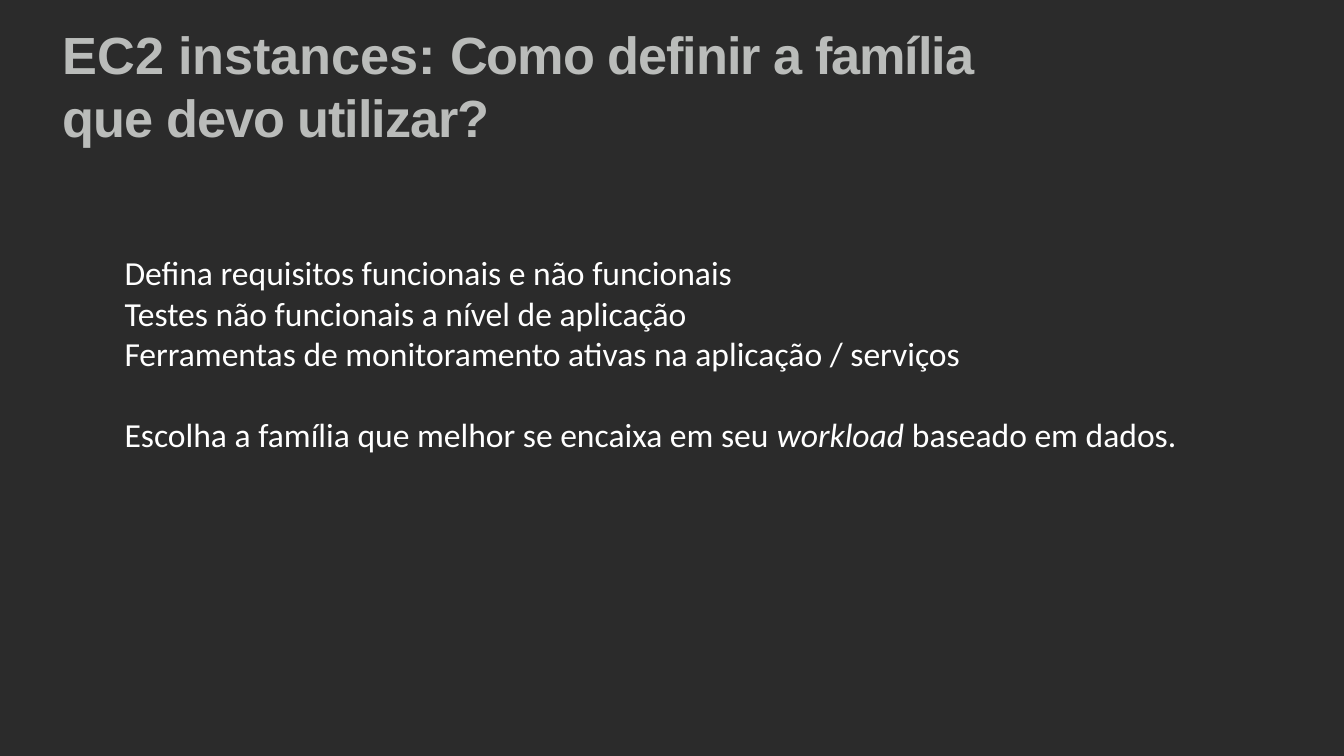
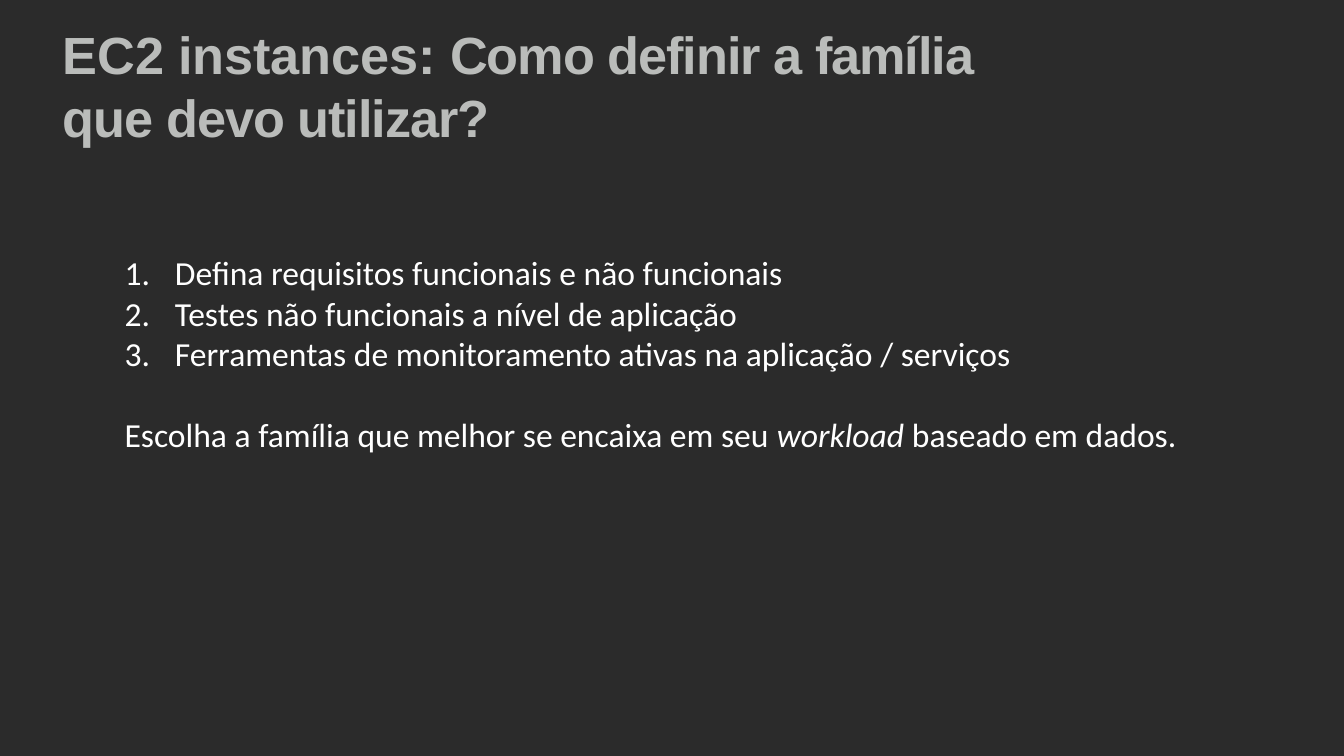
Before and after one commit to alanmourad/docs-aws, a slide deck: slide 13 of aws_work_ec2.pptx. Drawn at 1344x756 pixels with LibreOffice and Linux fonts; fonts in the diff are those of the drawing; background and template pictures are left out; a plain dark background stands for a picture behind light text. Boxes give left, top, right and bottom in pixels: in the first picture for what was removed or moved away, otherwise in the second. Text is boxed around its words. In the diff, an @@ line names an element or a change of style, - is before the commit and + after.

```diff
--- a/aws_work_ec2.pptx
+++ b/aws_work_ec2.pptx
@@ text at (x1=175, y1=262, x2=1010, y2=372): bullet none to 1. @@
```
